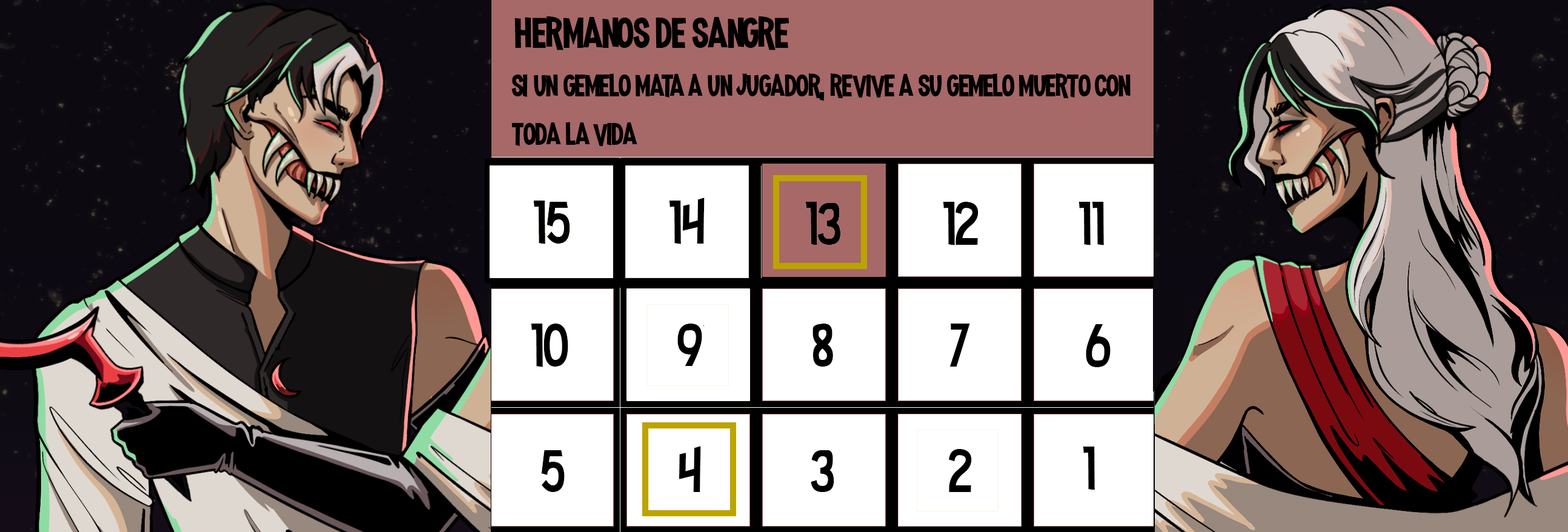
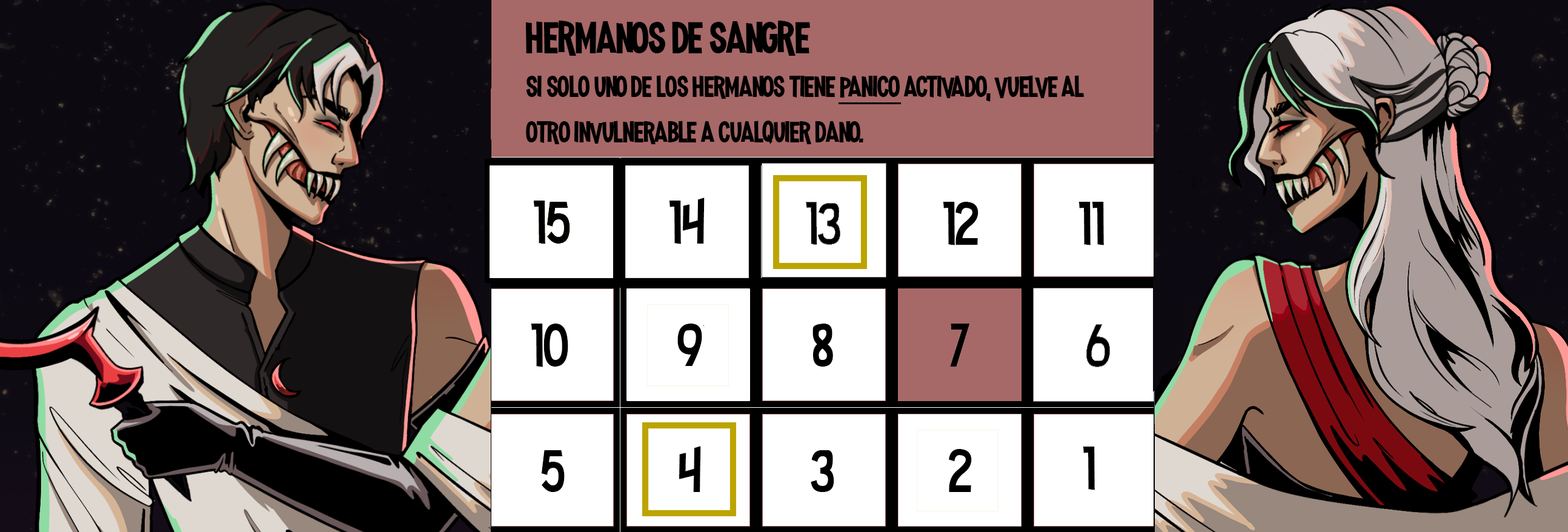
Before/after of a 1568px x 532px layered artwork. What changed in the layer stack:
added layer "Rectángulo 2" above "Capa 4" over [838, 102, 901, 105]
added layer "hermanos de sangre" above "si solo uno de los hermanos tiene panico activado, vuelve al ot" over [525, 20, 811, 56]
added layer "si solo uno de los hermanos tiene panico activado, vuelve al ot" above "Capa 1" over [525, 75, 1084, 145]
painted on "Capa 1" over [490, 16, 1155, 402]